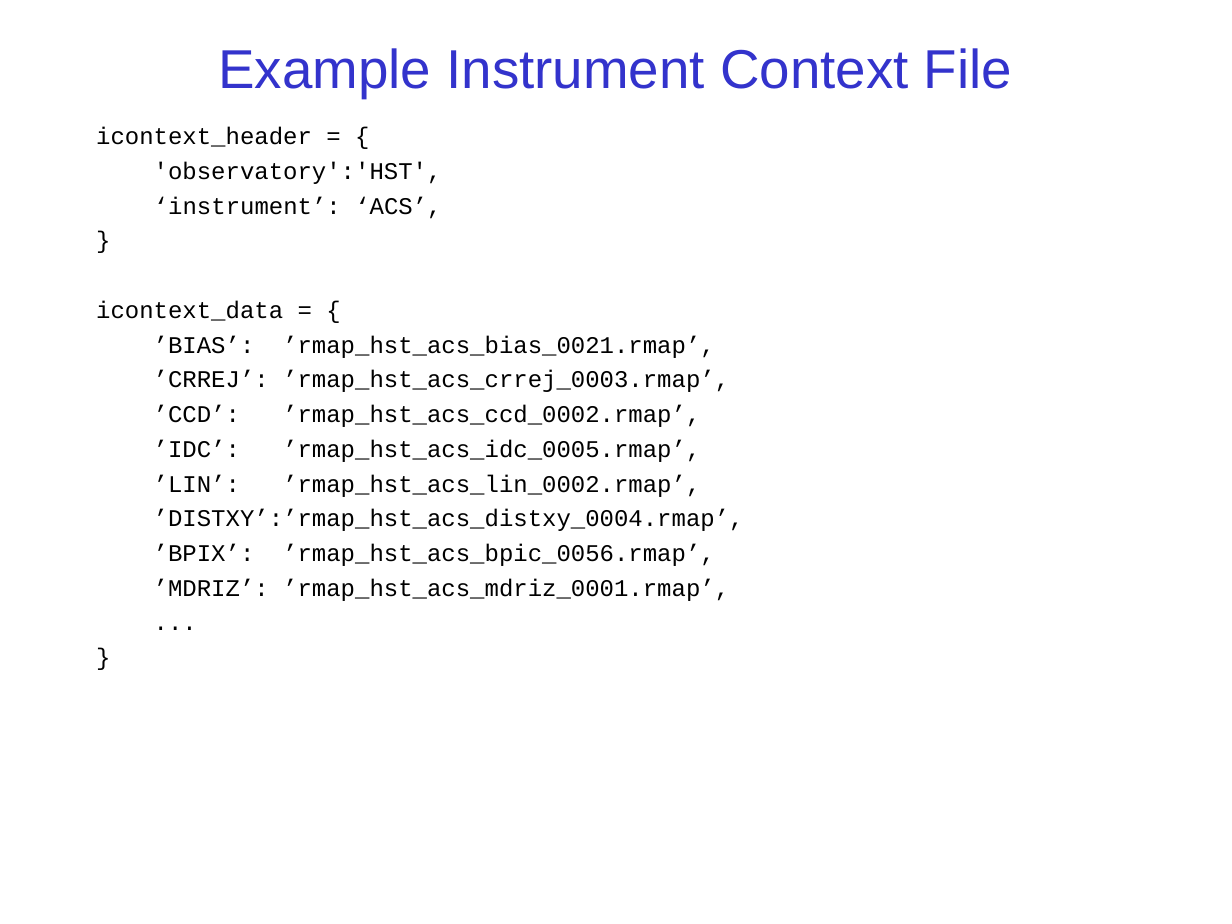
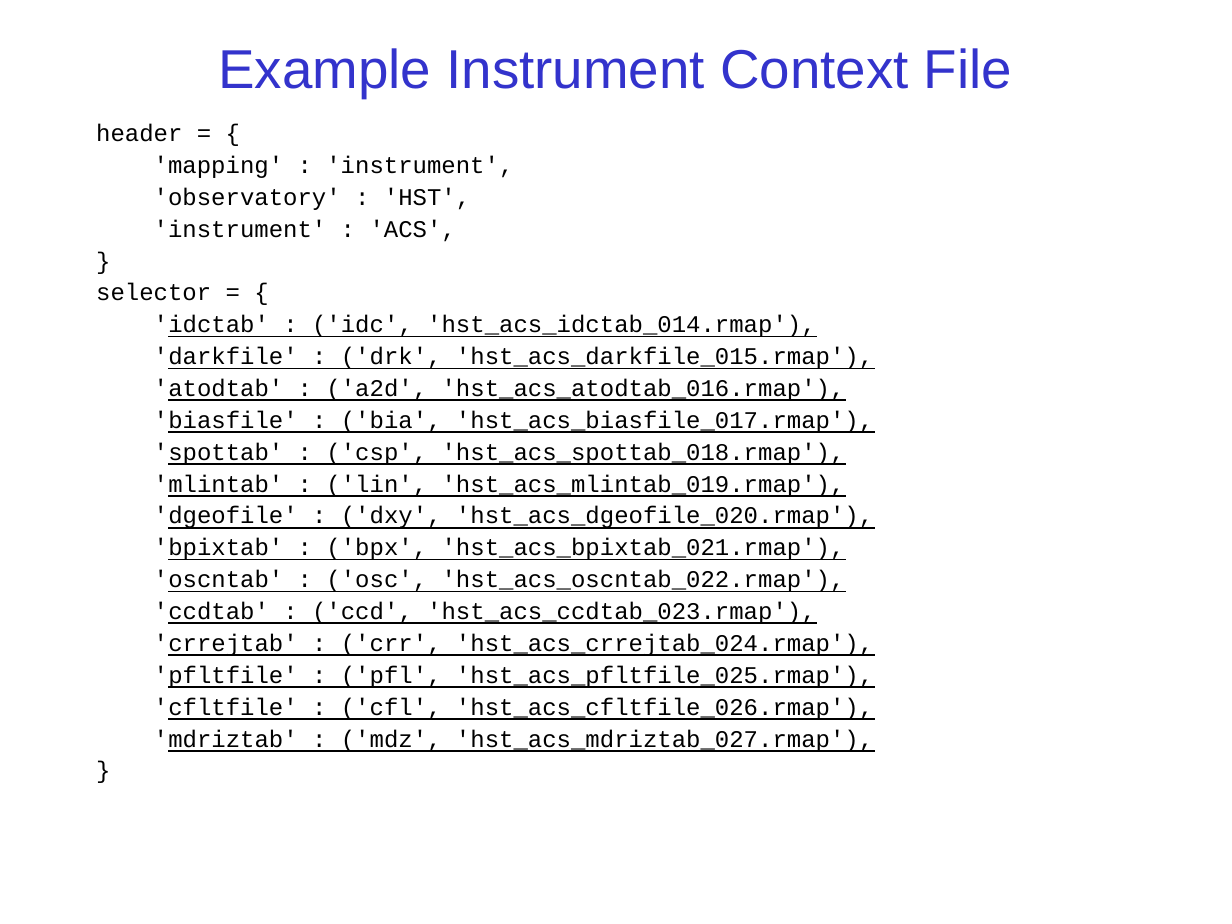
Before and after one commit to spacetelescope/crds, a slide deck: slide 17 of docs/CRDSforACM.ppt. Drawn at 1232x924 pixels with LibreOffice and Linux fonts; fonts in the diff are those of the drawing; background and template pictures are left out. Boxes give left, top, right and bottom in pixels: in the first picture for what was removed or moved away, otherwise in the second. Text is boxed around its words. In the diff, an @@ line names an element or a change of style, - is before the commit and + after.

Commit message:
Updated CRDSforACM presentation for current rmap format.

```diff
--- a/docs/CRDSforACM.ppt
+++ b/docs/CRDSforACM.ppt
@@ text "header = {" at (96, 124, 873, 752): indent changed; line spacing 1 to 0.9 @@
@@ text at (96, 124, 513, 242): text changed @@
-icontext_header = {
-'observatory':'HST',
-‘instrument’: ‘ACS’,
+header = {
+'mapping' : 'instrument',
+'observatory' : 'HST',
+'instrument' : 'ACS',
@@ text at (96, 283, 873, 752): text changed @@
-icontext_data = {
-’BIAS’: ’rmap_hst_acs_bias_0021.rmap’,
-’CRREJ’: ’rmap_hst_acs_crrej_0003.rmap’,
-’CCD’: ’rmap_hst_acs_ccd_0002.rmap’,
-’IDC’: ’rmap_hst_acs_idc_0005.rmap’,
-’LIN’: ’rmap_hst_acs_lin_0002.rmap’,
-’DISTXY’:’rmap_hst_acs_distxy_0004.rmap’,
-’BPIX’: ’rmap_hst_acs_bpic_0056.rmap’,
-’MDRIZ’: ’rmap_hst_acs_mdriz_0001.rmap’,
-...
+selector = {
+'idctab' : ('idc', 'hst_acs_idctab_014.rmap'),
+'darkfile' : ('drk', 'hst_acs_darkfile_015.rmap'),
+'atodtab' : ('a2d', 'hst_acs_atodtab_016.rmap'),
+'biasfile' : ('bia', 'hst_acs_biasfile_017.rmap'),
+'spottab' : ('csp', 'hst_acs_spottab_018.rmap'),
+'mlintab' : ('lin', 'hst_acs_mlintab_019.rmap'),
+'dgeofile' : ('dxy', 'hst_acs_dgeofile_020.rmap'),
+'bpixtab' : ('bpx', 'hst_acs_bpixtab_021.rmap'),
+'oscntab' : ('osc', 'hst_acs_oscntab_022.rmap'),
+'ccdtab' : ('ccd', 'hst_acs_ccdtab_023.rmap'),
+'crrejtab' : ('crr', 'hst_acs_crrejtab_024.rmap'),
+'pfltfile' : ('pfl', 'hst_acs_pfltfile_025.rmap'),
+'cfltfile' : ('cfl', 'hst_acs_cfltfile_026.rmap'),
+'mdriztab' : ('mdz', 'hst_acs_mdriztab_027.rmap'),
```
Also in this commit, not shown: 7 other slides changed.
